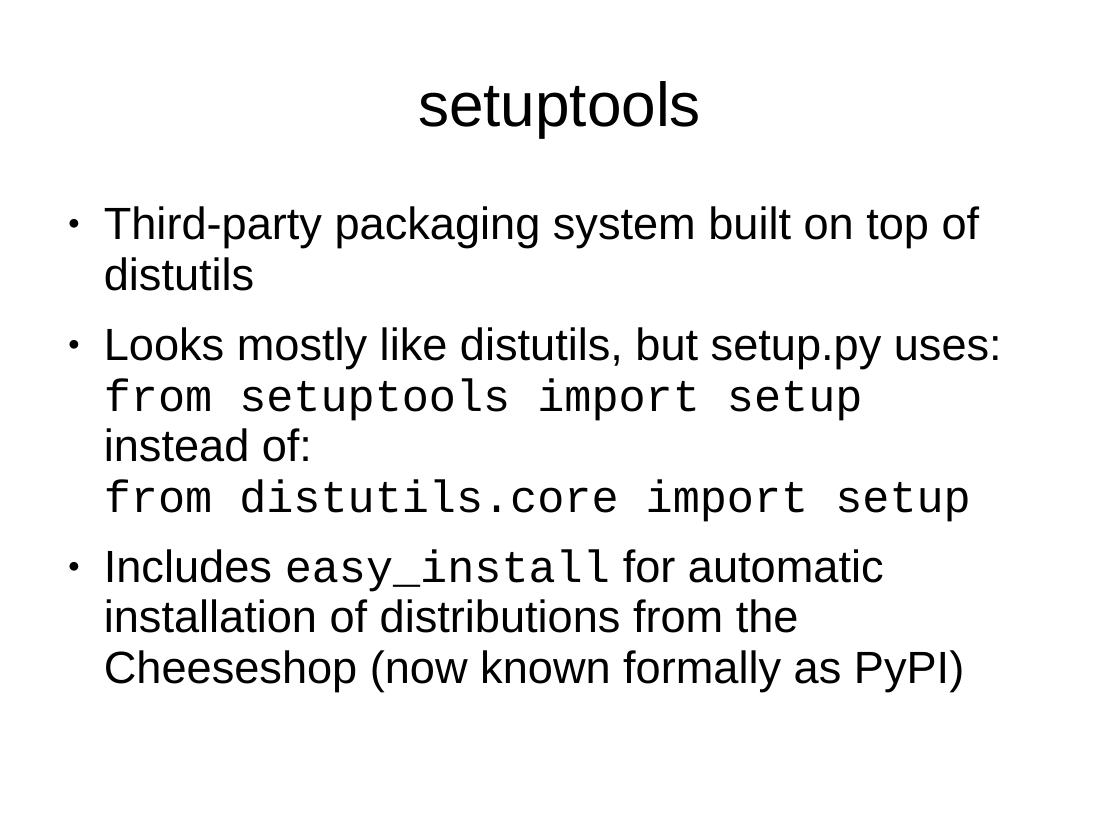
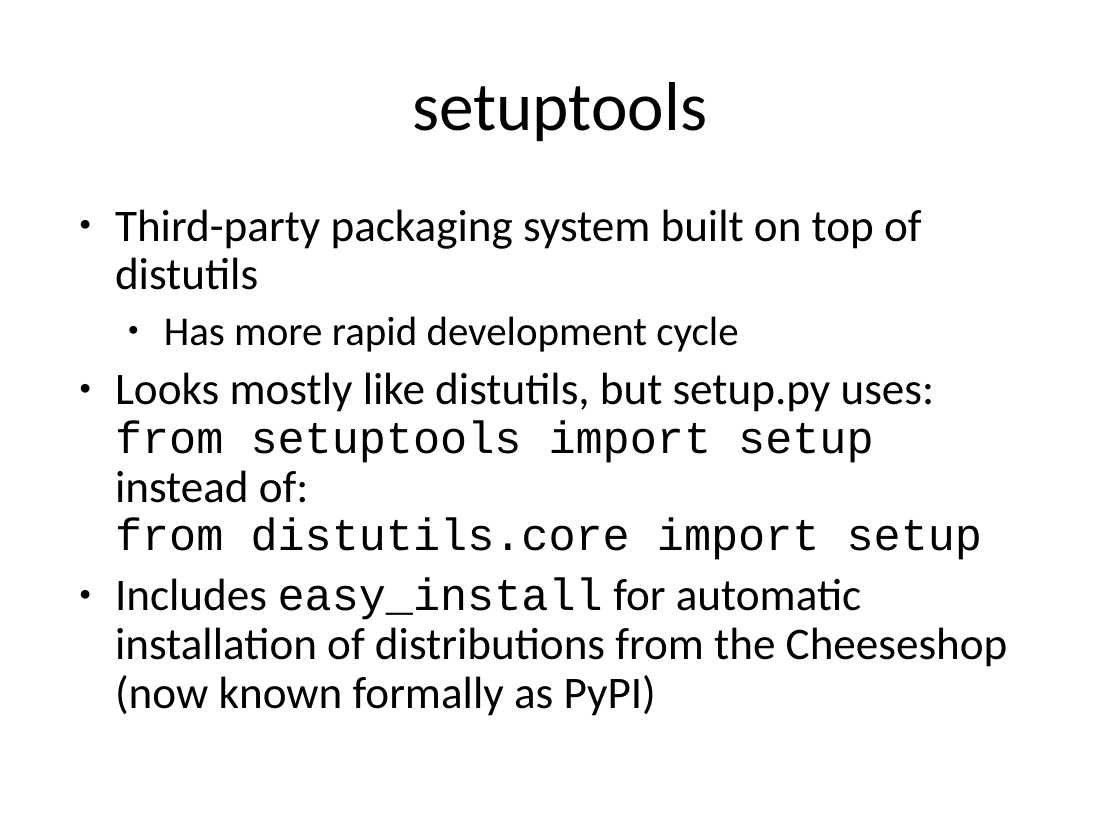
Before and after one commit to embray/pyastro-packaging-tutorial, a slide deck: slide 12 of packaging.ppt (slide 7 before the commit). Drawn at 1120x840 pixels with LibreOffice and Linux fonts; fonts in the diff are those of the drawing. Boxes give left, top, right and bottom in pixels: in the first picture for what was removed or moved away, otherwise in the second. Text is boxed around its words. In the diff, an @@ line names an element or a change of style, - is before the commit and + after.

```diff
--- a/packaging.ppt
+++ b/packaging.ppt
@@ title "setuptools" at bbox=[412, 82, 707, 141]: size 44 to 49 pt, font Arial to Calibri; line spacing 0.93 to 1 @@
@@ text at bbox=[115, 209, 1008, 716]: font Arial to Calibri in "Third-party packaging system built on top of ...", "Looks mostly like distutils, but setup.py uses: ...", "Includes for automatic installation of distributions from ..."; line spacing 0.93 to 0.9; less space between paragraphs @@
@@ text at bbox=[164, 316, 738, 352]: paragraph added @@
+  ● Has more rapid development cycle
```
Also in this commit, not shown: 7 other slides changed, 14 slides added, 10 slides removed.
